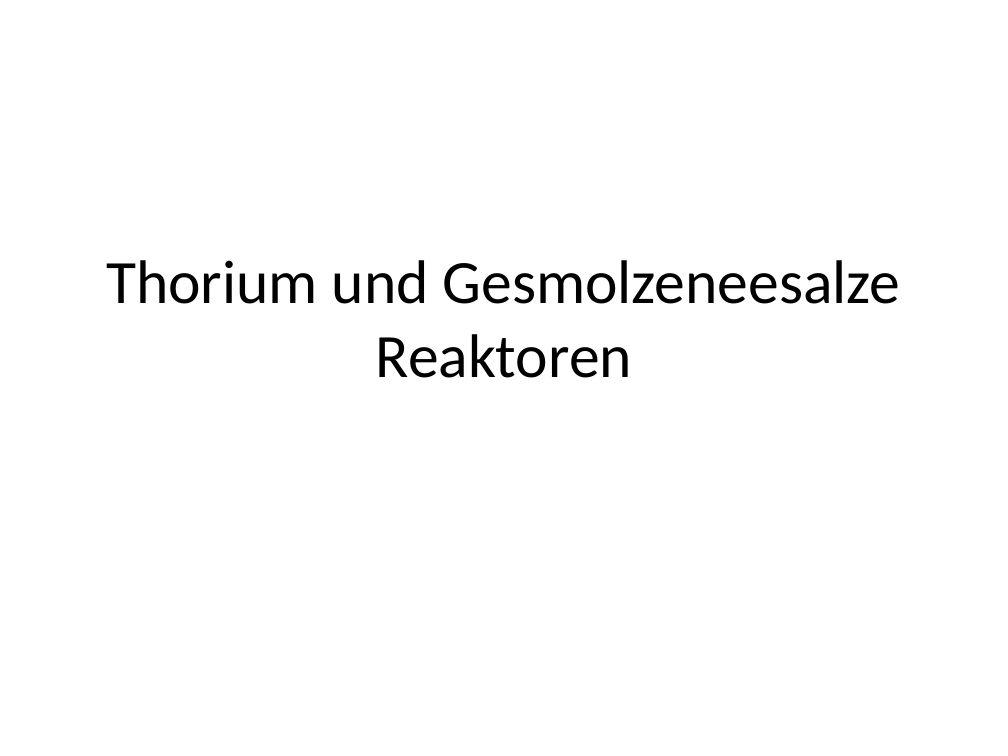
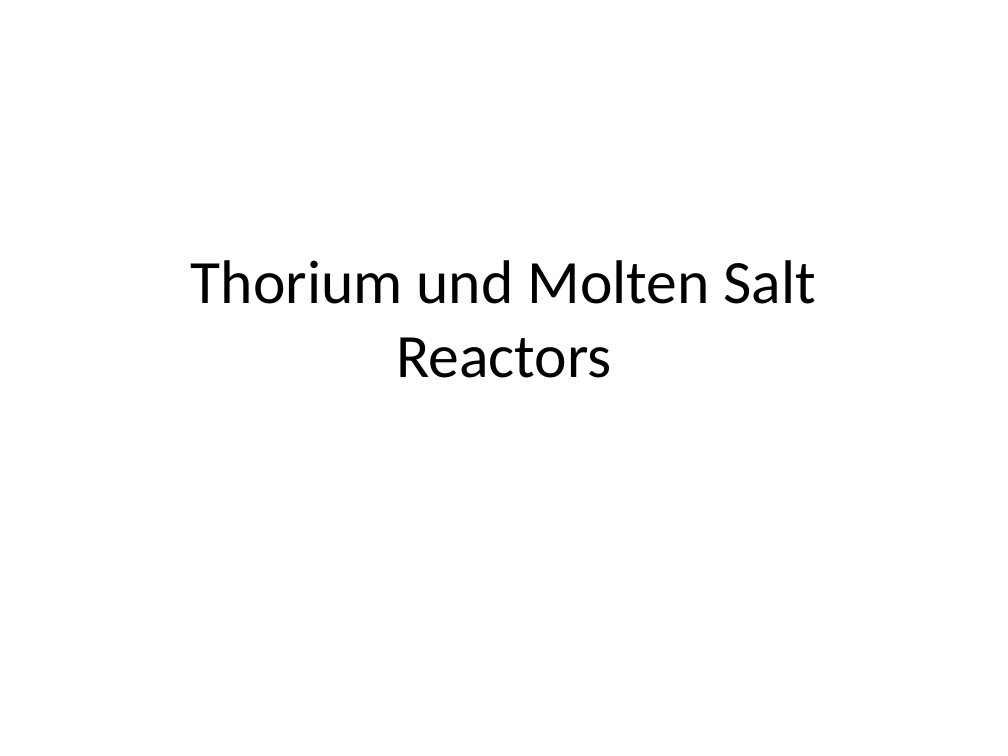
Before and after one commit to EnemyoftheFarmer/Thorium-Presentation, a slide deck: slide 1 of Thorium Reactors.pptx. Drawn at 1008x756 pixels with LibreOffice and Linux fonts; fonts in the diff are those of the drawing. Boxes give left, top, right and bottom in pixels: in the first picture for what was removed or moved away, otherwise in the second. Text is boxed around its words. In the diff, an @@ line names an element or a change of style, - is before the commit and + after.

```diff
--- a/Thorium Reactors.pptx
+++ b/Thorium Reactors.pptx
@@ title at bbox=[191, 260, 816, 378]: text changed @@
-Thorium und Gesmolzeneesalze Reaktoren
+Thorium und Molten Salt Reactors
```
Also in this commit, not shown: 2 other slides changed, 4 slides added.
